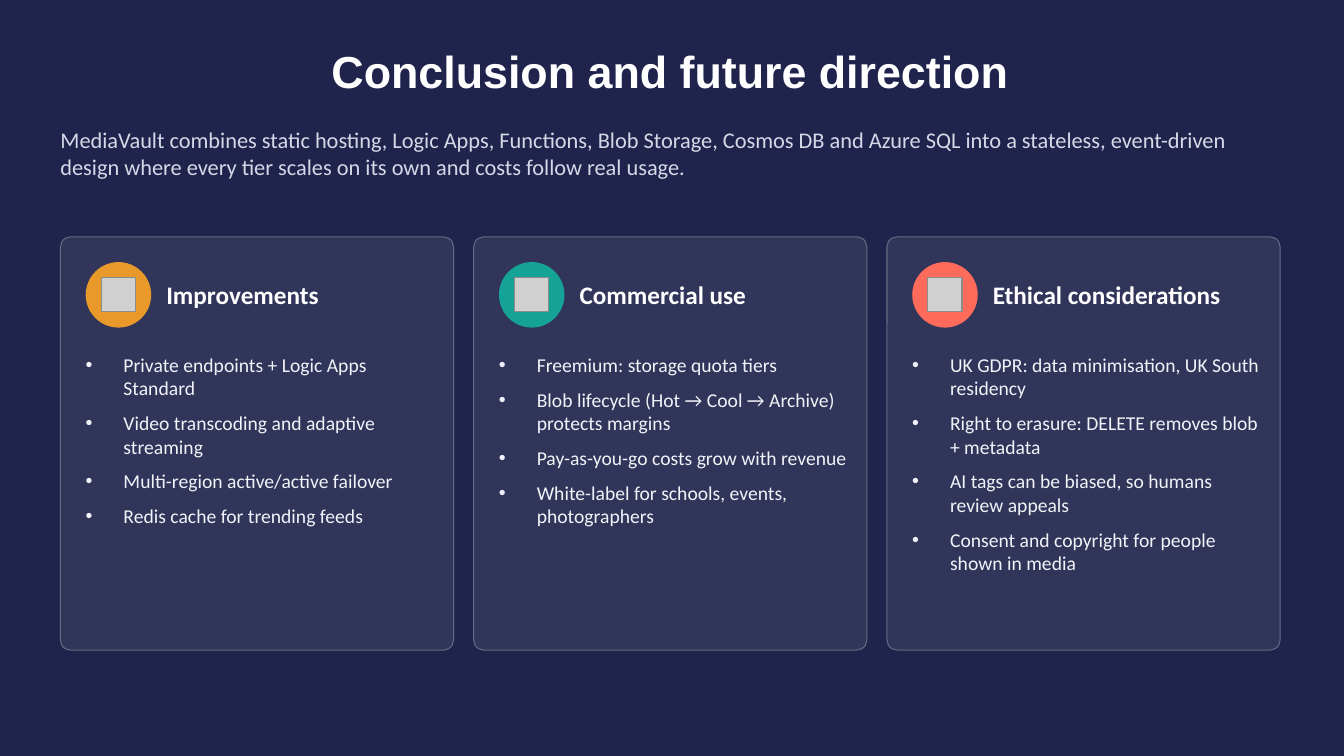
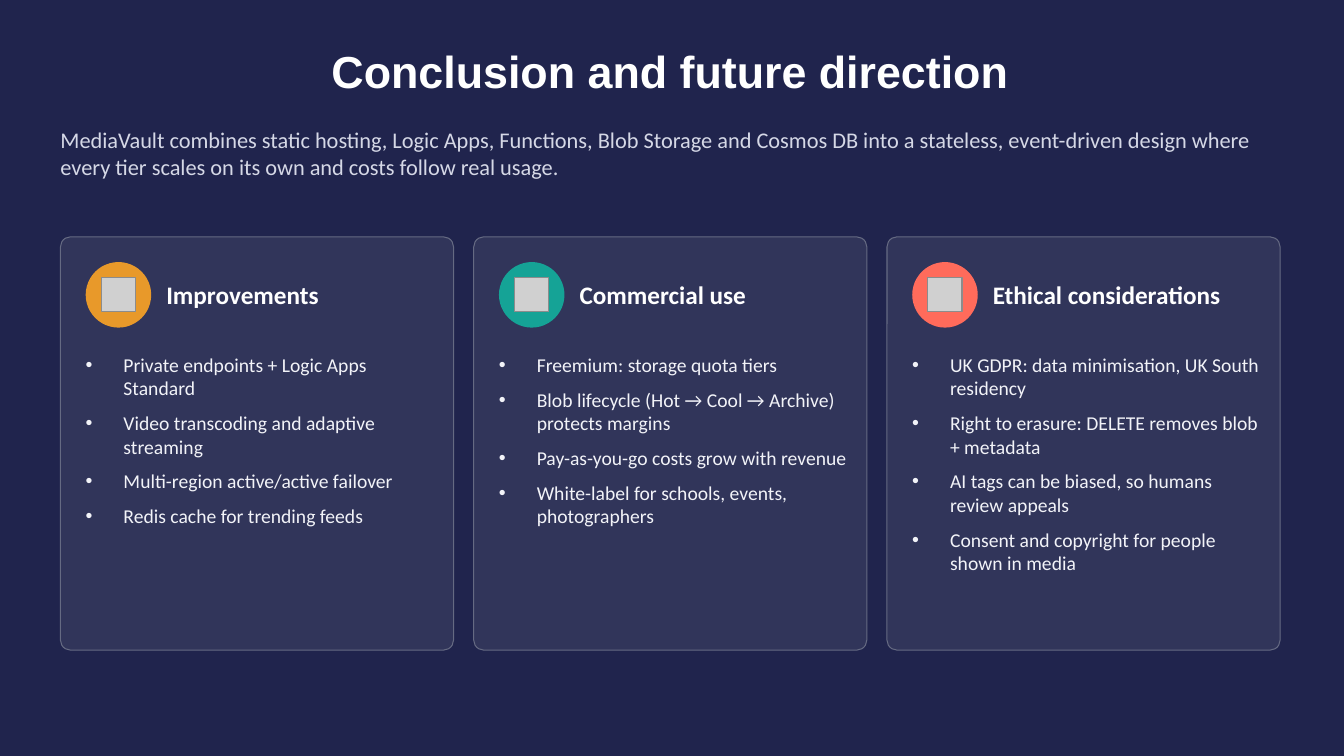
Before and after one commit to shahedlxix/Claude, a slide deck: slide 14 of coursework1/MediaVault_COM682_CW1.pptx. Drawn at 1344x756 pixels with LibreOffice and Linux fonts; fonts in the diff are those of the drawing; grey boxes stand for pictures. Boxes give left, top, right and bottom in pixels: in the first picture for what was removed or moved away, otherwise in the second. Text is boxed around its words. In the diff, an @@ line names an element or a change of style, - is before the commit and + after.

```diff
--- a/coursework1/MediaVault_COM682_CW1.pptx
+++ b/coursework1/MediaVault_COM682_CW1.pptx
@@ text at <box>60,132,1249,179</box>: text changed @@
-MediaVault combines static hosting, Logic Apps, Functions, Blob Storage, Cosmos DB and Azure SQL into a stateless, event-driven design where every tier scales on its own and costs follow real usage.
+MediaVault combines static hosting, Logic Apps, Functions, Blob Storage and Cosmos DB into a stateless, event-driven design where every tier scales on its own and costs follow real usage.
```
Also in this commit, not shown: 10 other slides changed, 1 slide added, 1 slide removed, 1 other file.
